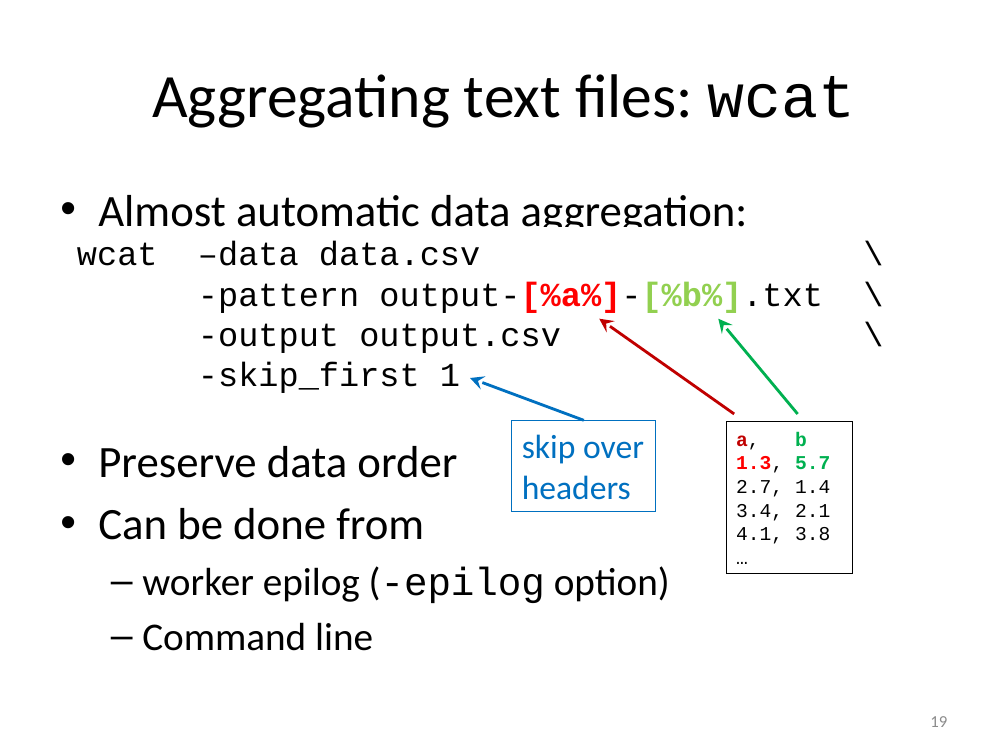
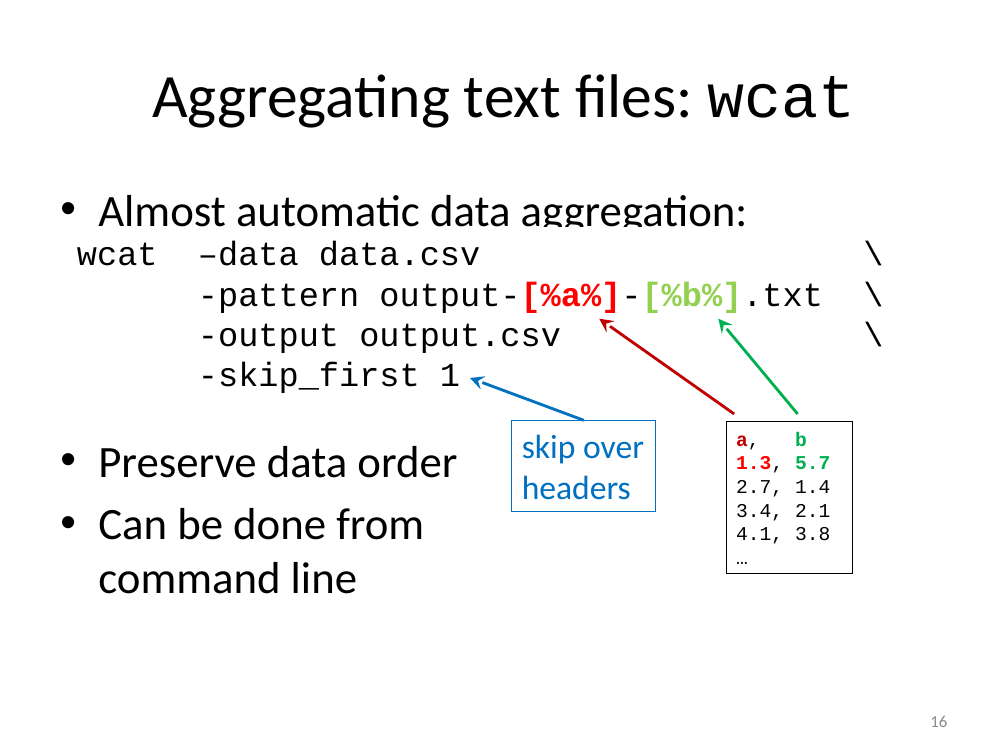
Before and after one commit to gjbex/worker-and-atools, a slide deck: slide 16 of worker_atools.pptx (slide 19 before the commit). Drawn at 1008x756 pixels with LibreOffice and Linux fonts; fonts in the diff are those of the drawing. Boxes give left, top, right and bottom in pixels: in the first picture for what was removed or moved away, otherwise in the second. Text is boxed around its words. In the diff, an @@ line names an element or a change of style, - is before the commit and + after.

Commit message:
Fix typos, remove worker prolog/epilog

```diff
--- a/worker_atools.pptx
+++ b/worker_atools.pptx
@@ text at (98, 508, 424, 594): text changed; size 28 to 32 pt @@
-• Can be done from
-  – worker epilog (-epilog option)
-  – Command line
+• Can be done from
+  command line
@@ page number at (930, 716, 947, 727): text changed @@
-19
+16
```
Also in this commit, not shown: 10 other slides changed, 3 slides removed.
